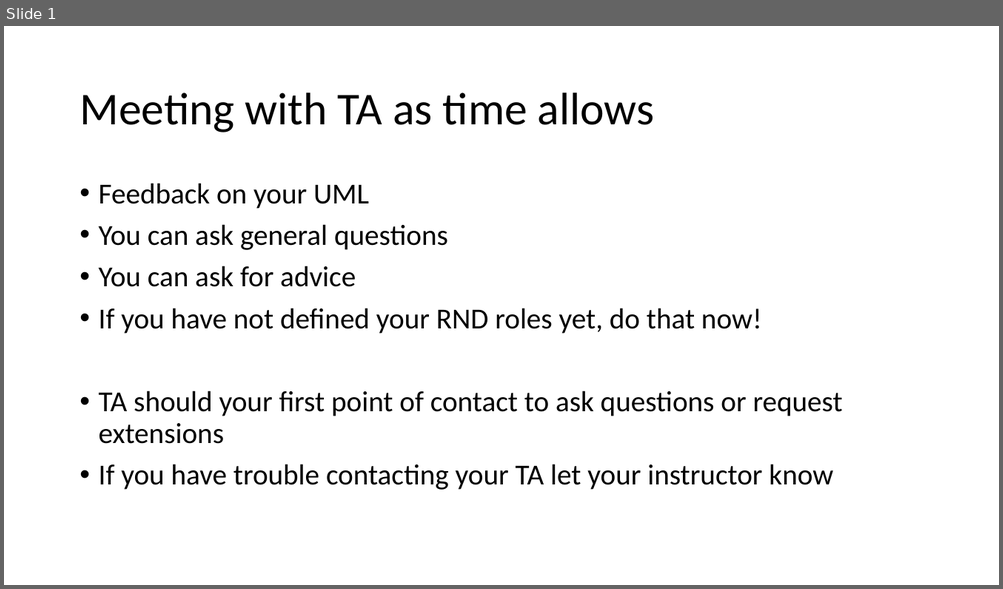
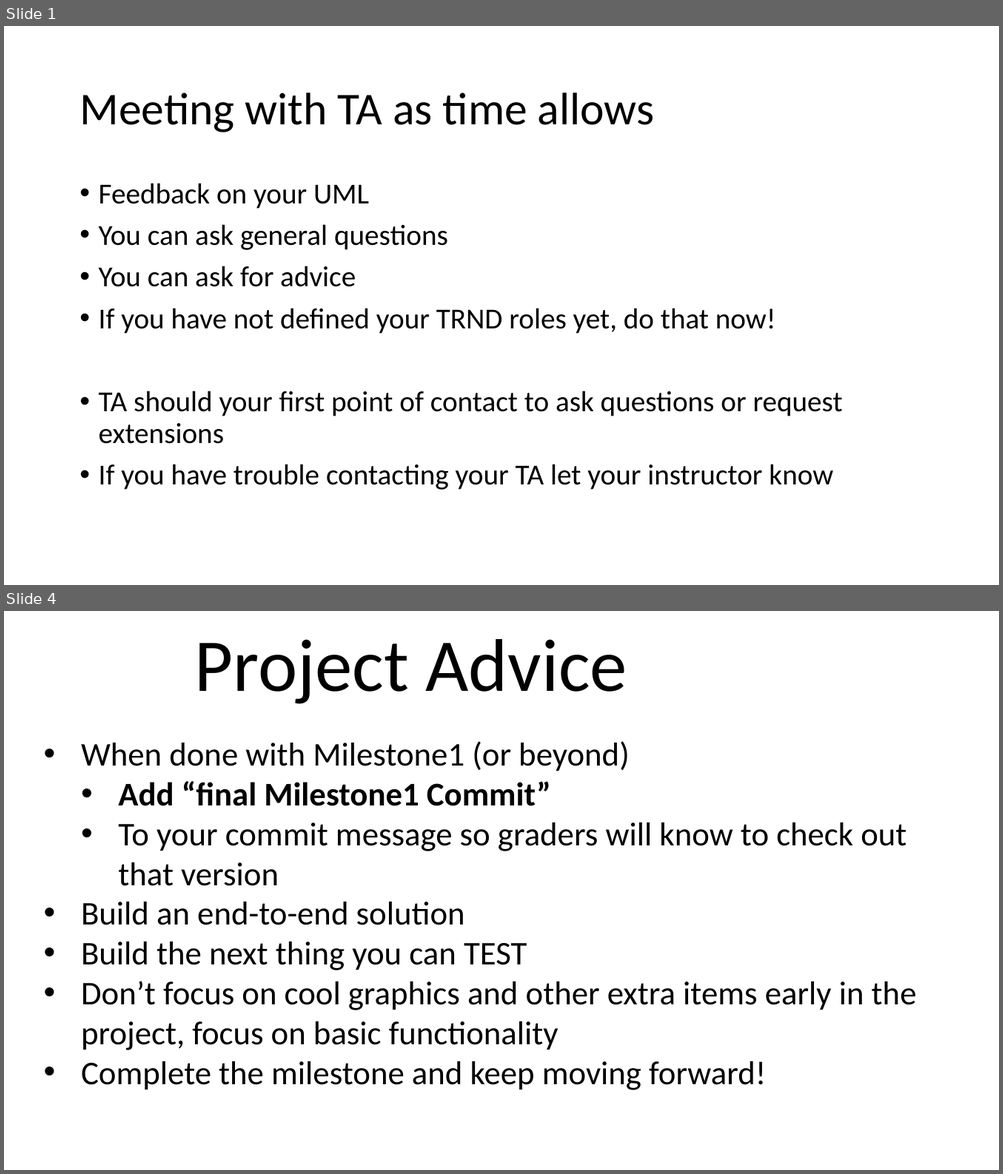
Before and after one commit to RHIT-CSSE/csse220, a slide deck: ClassMaterials/PairProgrammingAndSourceControl/Part7-TA-Meetings.pptx. Shown one above the other, each under a label of ours: slide 1 before the commit, slides 1 and 4 after it; the slides between them are not shown. The pictures are 1003x589 and 1003x1174 pixels, drawn with LibreOffice and Linux fonts; fonts in the diff are those of the drawing. Boxes give left, top, right and bottom in pixels: in the first picture for what was removed or moved away, otherwise in the second. Text is boxed around its words. In the diff, an @@ line names an element or a change of style, - is before the commit and + after.

Commit message:
updating slides for fourth role and updated project guidelines

```diff
--- a/ClassMaterials/PairProgrammingAndSourceControl/Part7-TA-Meetings.pptx
+++ b/ClassMaterials/PairProgrammingAndSourceControl/Part7-TA-Meetings.pptx
@@ slide 4 added at [4, 611, 999, 1170], background #FFFFFF @@
@@ title added at [195, 639, 626, 704], 72 pt, text #000000 @@
+Project Advice
@@ text added at [81, 741, 916, 1091], 32 pt, text #000000 @@
+• When done with Milestone1 (or beyond)
+  • Add “final Milestone1 Commit”
+  • To your commit message so graders will know to check out that version
+• Build an end-to-end solution
+• Build the next thing you can TEST
+• Don’t focus on cool graphics and other extra items early in the project, focus on basic functionality
+• Complete the milestone and keep moving forward!
@@ slide 1 changed as well @@
@@ text at [99, 308, 776, 334]: text changed @@
-• If you have not defined your RND roles yet, do that now!
+• If you have not defined your TRND roles yet, do that now!
```
Also in this commit, not shown: 1 other slide changed, 1 other slide added, 14 other files.
